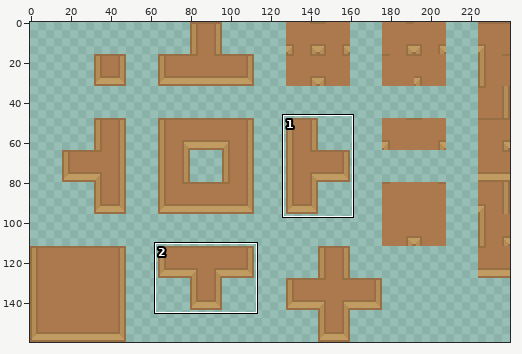
A sprite sheet gets an edit: Assets/_Project/Art/Exports/Tiles/SPR Wood Wall Tiles.png. The first picture is a wide view before the edit; the outline marks the close-up.
Close-up. The starting point:
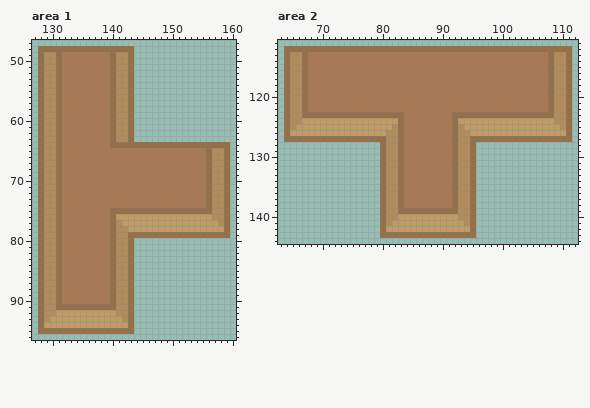
The file is 240x160 pixels. Shown: area 1: x 127..160, y 47..96; area 2: x 63..112, y 111..144. The commit also changed other parts of the picture, which this record leaves out.
The same view after the edit:
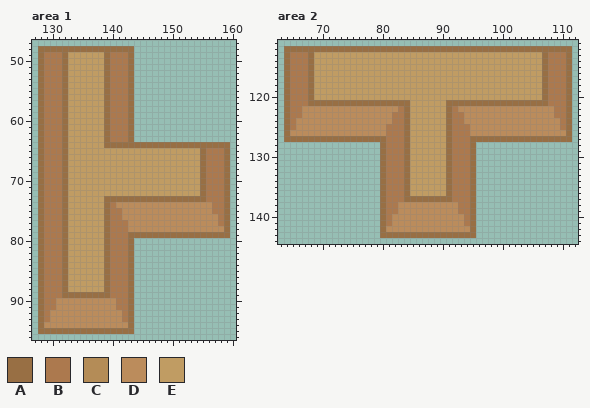
Palette (. is transparent): A #986f44  B #ac794e  C #b48c57  D #bb8c5c  E #c09c63
The edit:
Changed rows in their new state; - is an unchanged pixel.
Area 1:
first column x 129:
49 BBBAEEEEEEABBB----------------
50 BBBAEEEEEEABBB----------------
51 BBBAEEEEEEABBB----------------
52 BBBAEEEEEEABBB----------------
53 BBBAEEEEEEABBB----------------
54 BBBAEEEEEEABBB----------------
55 BBBAEEEEEEABBB----------------
56 BBBAEEEEEEABBB----------------
57 BBBAEEEEEEABBB----------------
58 BBBAEEEEEEABBB----------------
59 BBBAEEEEEEABBB----------------
60 BBBAEEEEEEABBB----------------
61 BBBAEEEEEEABBB----------------
62 BBBAEEEEEEABBB----------------
63 BBBAEEEEEEABBB----------------
64 BBBAEEEEEEA-------------------
65 BBBAEEEEEEEEEEEEEEEEEEEEEEABBB
66 BBBAEEEEEEEEEEEEEEEEEEEEEEABBB
67 BBBAEEEEEEEEEEEEEEEEEEEEEEABBB
68 BBBAEEEEEEEEEEEEEEEEEEEEEEABBB
69 BBBAEEEEEEEEEEEEEEEEEEEEEEABBB
70 BBBAEEEEEEEEEEEEEEEEEEEEEEABBB
71 BBBAEEEEEEEEEEEEEEEEEEEEEEABBB
72 BBBAEEEEEEEEEEEEEEEEEEEEEEABBB
73 BBBAEEEEEEAAAAAAAAAAAAAAAAABBB
74 BBBAEEEEEEA-DDDDDDDDDDDDDDDDBB
75 BBBAEEEEEEABBDDDDDDDDDDDDDDDBB
76 BBBAEEEEEEABBDDDDDDDDDDDDDDDDB
77 BBBAEEEEEEABBBDDDDDDDDDDDDDDDB
78 BBBAEEEEEEABBBDDDDDDDDDDDDDDDD
79 BBBAEEEEEEABBB----------------
80 BBBAEEEEEEABBB----------------
81 BBBAEEEEEEABBB----------------
82 BBBAEEEEEEABBB----------------
83 BBBAEEEEEEABBB----------------
84 BBBAEEEEEEABBB----------------
85 BBBAEEEEEEABBB----------------
86 BBBAEEEEEEABBB----------------
87 BBBAEEEEEEABBB----------------
88 BBBAEEEEEEABBB----------------
89 BBBAAAAAAAABBB----------------
90 BBDDDDDDDDDDBB----------------
91 BBDDDDDDDDDDBB----------------
92 BDDDDDDDDDDDDB----------------
93 BDDDDDDDDDDDDB----------------
94 DDDDDDDDDDDDDD----------------
Area 2:
first column x 65:
113 BBBAEEEEEEEEEEEEEEEEEEEEEEEEEEEEEEEEEEEEEEABBB
114 BBBAEEEEEEEEEEEEEEEEEEEEEEEEEEEEEEEEEEEEEEABBB
115 BBBAEEEEEEEEEEEEEEEEEEEEEEEEEEEEEEEEEEEEEEABBB
116 BBBAEEEEEEEEEEEEEEEEEEEEEEEEEEEEEEEEEEEEEEABBB
117 BBBAEEEEEEEEEEEEEEEEEEEEEEEEEEEEEEEEEEEEEEABBB
118 BBBAEEEEEEEEEEEEEEEEEEEEEEEEEEEEEEEEEEEEEEABBB
119 BBBAEEEEEEEEEEEEEEEEEEEEEEEEEEEEEEEEEEEEEEABBB
120 BBBAEEEEEEEEEEEEEEEEEEEEEEEEEEEEEEEEEEEEEEABBB
121 BBBAAAAAAAAAAAAAAAAAEEEEEEAAAAAAAAAAAAAAAAABBB
122 BBDDDDDDDDDDDDDDDD-AEEEEEEA-DDDDDDDDDDDDDDDDBB
123 BBDDDDDDDDDDDDDDDBBAEEEEEEABBDDDDDDDDDDDDDDDBB
124 BDDDDDDDDDDDDDDDDBBAEEEEEEABBDDDDDDDDDDDDDDDDB
125 BDDDDDDDDDDDDDDDBBBAEEEEEEABBBDDDDDDDDDDDDDDDB
126 DDDDDDDDDDDDDDDDBBBAEEEEEEABBBDDDDDDDDDDDDDDDD
127 ----------------BBBAEEEEEEABBB----------------
128 ----------------BBBAEEEEEEABBB----------------
129 ----------------BBBAEEEEEEABBB----------------
130 ----------------BBBAEEEEEEABBB----------------
131 ----------------BBBAEEEEEEABBB----------------
132 ----------------BBBAEEEEEEABBB----------------
133 ----------------BBBAEEEEEEABBB----------------
134 ----------------BBBAEEEEEEABBB----------------
135 ----------------BBBAEEEEEEABBB----------------
136 ----------------BBBAEEEEEEABBB----------------
137 ----------------BBBAAAAAAAABBB----------------
138 ----------------BBDDDDDDDDDDBB----------------
139 ----------------BBDDDDDDDDDDBB----------------
140 ----------------BDDDDDDDDDDDDB----------------
141 ----------------BDDDDDDDDDDDDB----------------
142 ----------------DDDDDDDDDDDDDD----------------
